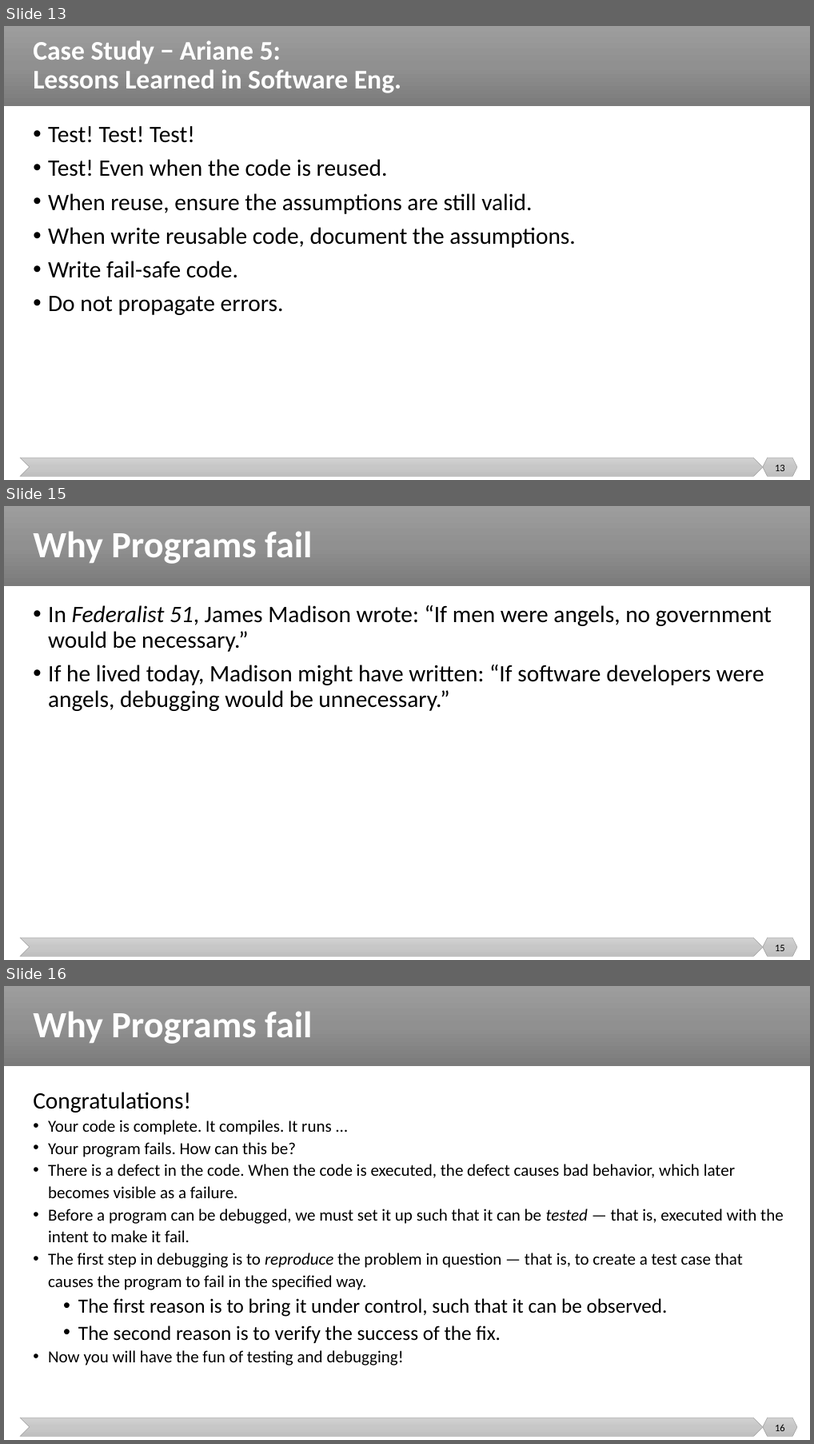
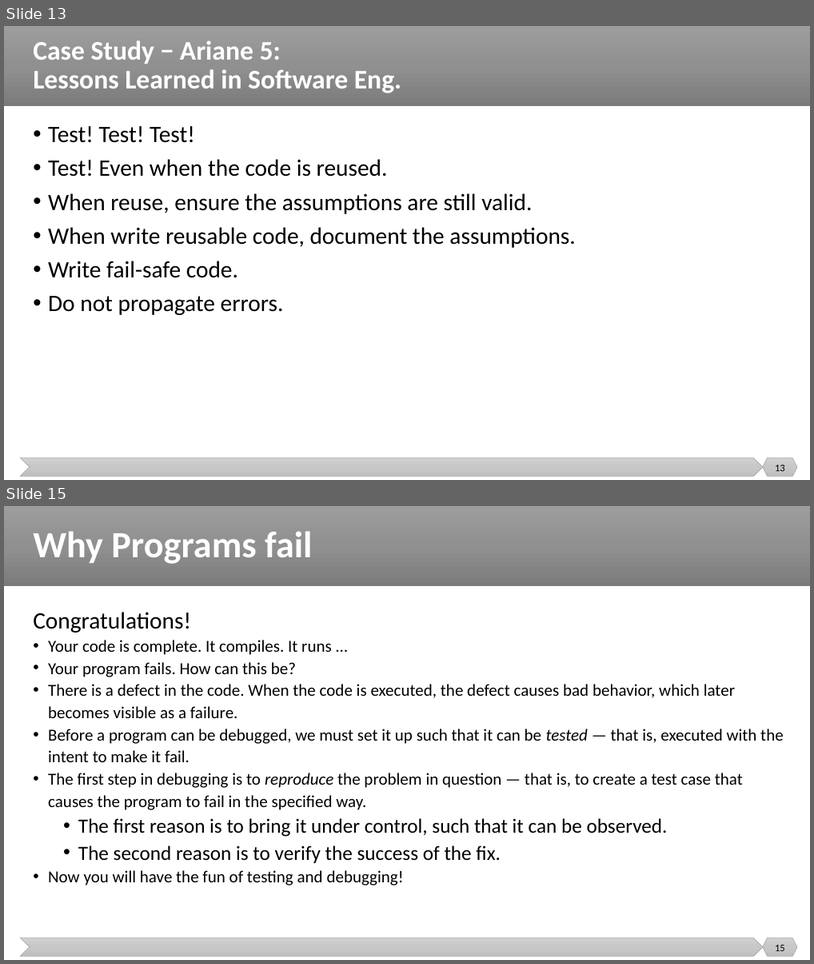
Before and after one commit to malenezi/malenezi, a slide deck: SE401/Lectures/1-Introduction/Introduction.pptx. Shown one above the other, each under a label of ours: slides 13, 15 and 16 before the commit, slides 13 and 15 after it; the slides between them are not shown. The pictures are 814x1444 and 814x964 pixels, drawn with LibreOffice and Linux fonts; fonts in the diff are those of the drawing. Boxes give left, top, right and bottom in pixels: in the first picture for what was removed or moved away, otherwise in the second. Text is boxed around its words. In the diff, an @@ line names an element or a change of style, - is before the commit and + after.

```diff
--- a/SE401/Lectures/1-Introduction/Introduction.pptx
+++ b/SE401/Lectures/1-Introduction/Introduction.pptx
@@ slide 15 removed at [4, 506, 810, 960], background #FFFFFF; not listed: 3 template elements that a slide beside it also shows @@
@@ title removed at [33, 531, 312, 564] @@
-Why Programs fail
@@ text removed at [48, 605, 772, 711] @@
-• In Federalist 51, James Madison wrote: “If men were angels, no government would be necessary.”
-• If he lived today, Madison might have written: “If software developers were angels, debugging would be unnecessary.”
@@ page number removed at [775, 944, 786, 951] @@
-15
@@ what was slide 16 is now slide 15 @@
@@ page number at [775, 944, 786, 951]: text changed @@
-16
+15
```
Also in this commit, not shown: 8 slides changed.
